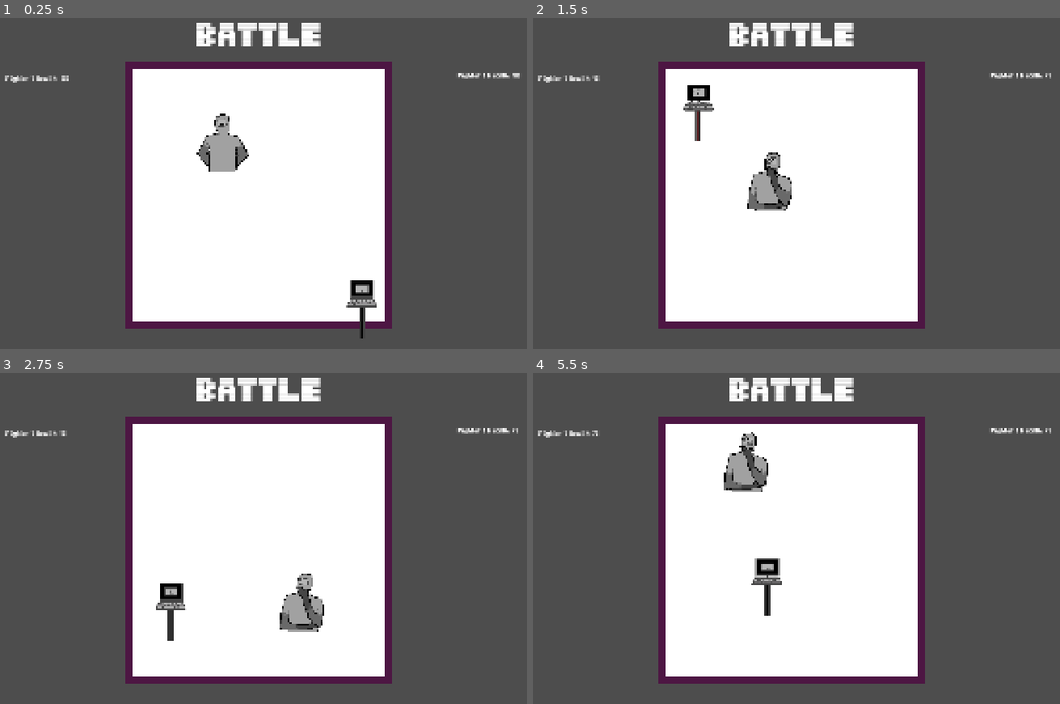
Above: before the commit, frames 1-4 (two rows, left to right).
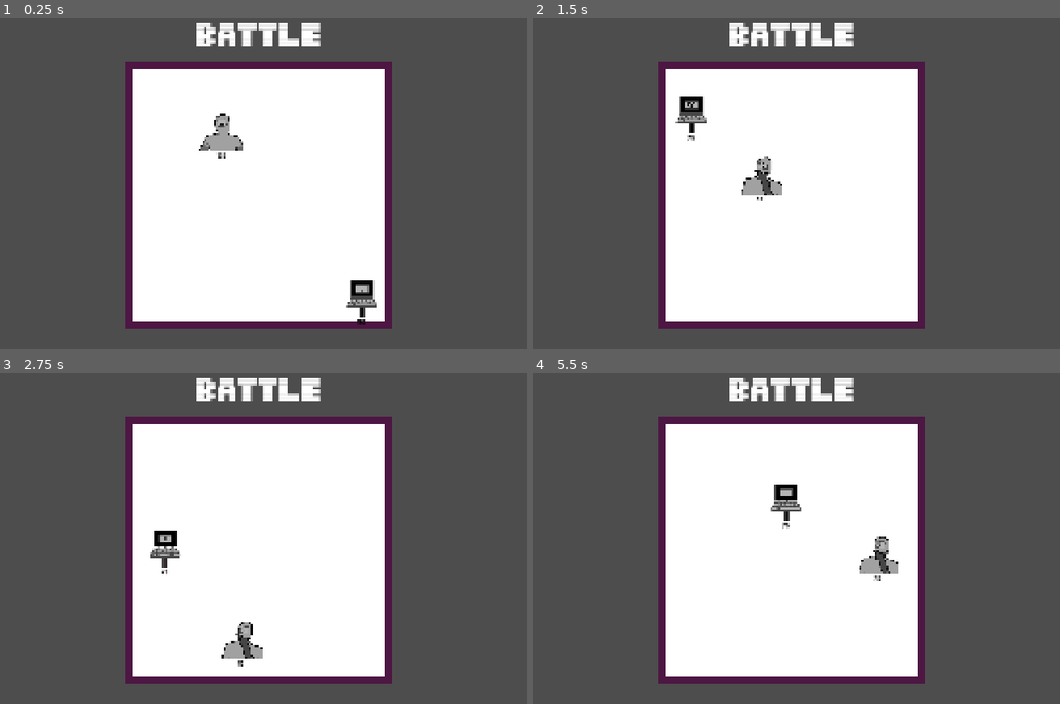
Above: after the commit, the same moments.

Repository: JBRana250/BitBoxBattles
Game: Godot game, scene res://battle/battle.tscn
Same seed, same stepped clock (60 frames per second), same inputs: the game is played once before the commit and once after it. The engine's default icon, where the game draws it, is replaced by a stand-in: a white triangle on a blue panel in a dark square.
Inputs (mouse positions are in pixels of both pictures, inside the frame that each line leads up to):
- Up to frame 1 (0.25 s): no input
- Up to frame 2 (1.5 s): tap Enter at 0.5, 0.6 s; move the mouse to (933, 176) at 0.52 s; hold Right 0.53-1.25 s; click (933, 176) at 0.67 s; tap Space at 0.77 s; drag from (664, 213) to (759, 269) at 1.27 s
- Up to frame 3 (2.75 s): move the mouse to (321, 468) at 2.02 s; hold Right from 2.03 s (still down); tap Delete at 2.1 s
- Up to frame 4 (5.5 s): release Right at 2.75 s; drag from (759, 624) to (596, 495) at 2.77 s; move the mouse to (986, 604) at 3.52 s; hold Left 3.53-4.25 s; tap Backspace at 3.6 s; tap Space at 3.77 s; drag from (596, 495) to (696, 459) at 4.27 s; move the mouse to (822, 551) at 5.02 s; hold Left from 5.03 s (still down); tap Enter at 5.1 s; click (822, 551) at 5.17 s

The runs differ from the first frame. In frame 1, 0.8% of the frame differs, in the area x 0-99%, y 16-97%; in frame 2, 2.0%; in frame 3, 2.7%; in frame 4, 2.8%, in the area x 0-99%, y 16-74%.

Commit message:
feat: make health label tied to fighter position

Diff:
--- a/battle/battle.tscn
+++ b/battle/battle.tscn
@@ -3,7 +3,6 @@
 [ext_resource type="Texture2D" uid="uid://drciia5lg1cxo" path="res://textures/white_square_texture.png" id="1_mqutd"]
 [ext_resource type="FontFile" uid="uid://dbykyhloqml1k" path="res://themes/PixelDragz.ttf" id="2_tiqy5"]
 [ext_resource type="Script" uid="uid://cg6bu0aawho42" path="res://battle/title_label.gd" id="3_4mnim"]
-[ext_resource type="PackedScene" uid="uid://fh5cicrt02gf" path="res://battle/fighter_health.tscn" id="4_6hnvb"]
 [ext_resource type="Script" uid="uid://d0juuwk2fard8" path="res://battle/retry_button.gd" id="6_l1kiu"]
 [ext_resource type="Script" uid="uid://brhj2j6a17vlr" path="res://battle/battle_start_manager.gd" id="7_7fucf"]
 [ext_resource type="PackedScene" uid="uid://crb4208838c1l" path="res://battle/fighter_marker.tscn" id="7_iorop"]
@@ -71,16 +70,6 @@
 horizontal_alignment = 1
 script = ExtResource("3_4mnim")
 
-[node name="FighterHealth" parent="." unique_id=1658565350 instance=ExtResource("4_6hnvb")]
-fighter_id = "Fighter 1"
-
-[node name="FighterHealth2" parent="." unique_id=2136252536 instance=ExtResource("4_6hnvb")]
-offset_left = 1550.0
-offset_top = 177.0
-offset_right = 1726.0
-offset_bottom = 200.0
-fighter_id = "Fighter 2"
-
 [node name="RetryButton" type="Button" parent="." unique_id=1078579175]
 visible = false
 offset_left = 837.0
@@ -92,11 +81,10 @@
 text = "RETRY"
 script = ExtResource("6_l1kiu")
 
-[node name="FighterMarker" parent="." unique_id=160553202 node_paths=PackedStringArray("spawn_parent", "fighter_health_label") instance=ExtResource("7_iorop")]
+[node name="FighterMarker" parent="." unique_id=160553202 node_paths=PackedStringArray("spawn_parent") instance=ExtResource("7_iorop")]
 position = Vector2(752, 340)
 fighter_scene = ExtResource("8_iorop")
 spawn_parent = NodePath("../Fighters")
-fighter_health_label = NodePath("../FighterHealth")
 fighter_id = "Fighter 1"
 contact_damage = 10
 contact_cooldown = 5.0
@@ -104,11 +92,10 @@
 active_image = ExtResource("8_hvjow")
 inactive_image = ExtResource("9_qybyd")
 
-[node name="FighterMarker2" parent="." unique_id=1444415074 node_paths=PackedStringArray("spawn_parent", "fighter_health_label") instance=ExtResource("7_iorop")]
+[node name="FighterMarker2" parent="." unique_id=1444415074 node_paths=PackedStringArray("spawn_parent") instance=ExtResource("7_iorop")]
 position = Vector2(1187, 778)
 fighter_scene = ExtResource("8_iorop")
 spawn_parent = NodePath("../Fighters")
-fighter_health_label = NodePath("../FighterHealth2")
 fighter_id = "Fighter 2"
 contact_damage = 25
 contact_cooldown = 0.5
--- a/battle/fighter.gd
+++ b/battle/fighter.gd
@@ -5,6 +5,7 @@
 @export var onhit_timer: Timer
 @export var fighter_state_machine: FighterStateMachine
 @export var fighter_sprite_manager: FighterSpriteManager
+@export var fighter_health_label: Label
 
 @export_group("Properties")
 @export var onhit_modulate: Color
@@ -28,6 +29,7 @@
 
 	fighter_sprite_manager.init_sprites(active_image, inactive_image)
 	fighter_state_machine.init_states()
+	fighter_health_label.update_text()
 
 
 func _on_body_entered(body: Node) -> void:
@@ -38,6 +40,7 @@
 
 	sprite.modulate = onhit_modulate
 	current_health -= contact_damage
+	fighter_health_label.update_text()
 	body.hit_enemy()
 
 	BattleEventBus.fighter_damaged.emit(fighter_id)
--- a/battle/fighter.tscn
+++ b/battle/fighter.tscn
@@ -4,15 +4,21 @@
 [ext_resource type="Texture2D" uid="uid://q5tifbrx8262" path="res://icon.svg" id="2_ladtm"]
 [ext_resource type="Script" uid="uid://da7gvjomliao7" path="res://battle/fighter_state_machine.gd" id="3_ladtm"]
 [ext_resource type="Script" uid="uid://dd5gqcqo4uw5l" path="res://battle/fighter_sprite_manager.gd" id="4_ipxd0"]
+[ext_resource type="FontFile" uid="uid://dbykyhloqml1k" path="res://themes/PixelDragz.ttf" id="4_so10r"]
+[ext_resource type="PackedScene" uid="uid://fh5cicrt02gf" path="res://battle/fighter_health.tscn" id="5_qvn7c"]
 
 [sub_resource type="PhysicsMaterial" id="PhysicsMaterial_6hnvb"]
 friction = 0.0
 bounce = 1.0
 
 [sub_resource type="CircleShape2D" id="CircleShape2D_6hnvb"]
-radius = 61.846584
+radius = 63.007935
 
-[node name="fighter" type="RigidBody2D" unique_id=678717569 node_paths=PackedStringArray("sprite", "onhit_timer", "fighter_state_machine", "fighter_sprite_manager") groups=["fighter"]]
+[sub_resource type="LabelSettings" id="LabelSettings_4dc5m"]
+font = ExtResource("4_so10r")
+font_color = Color(0, 0, 0, 1)
+
+[node name="fighter" type="RigidBody2D" unique_id=678717569 node_paths=PackedStringArray("sprite", "onhit_timer", "fighter_state_machine", "fighter_sprite_manager", "fighter_health_label") groups=["fighter"]]
 mass = 0.01
 physics_material_override = SubResource("PhysicsMaterial_6hnvb")
 gravity_scale = 0.0
@@ -21,22 +27,42 @@
 linear_damp_mode = 1
 angular_damp_mode = 1
 script = ExtResource("1_xnk44")
-sprite = NodePath("Sprite2D")
+sprite = NodePath("FighterPosition/Polygon2D/Sprite2D")
 onhit_timer = NodePath("onhitFlash")
 fighter_state_machine = NodePath("FighterStateMachine")
 fighter_sprite_manager = NodePath("FighterSpriteManager")
+fighter_health_label = NodePath("FighterPosition/FighterHealth")
 onhit_modulate = Color(0.5659736, 0, 0.1455484, 1)
-
-[node name="RemoteTransform2D" type="RemoteTransform2D" parent="." unique_id=322167764]
-remote_path = NodePath("../Sprite2D")
-update_rotation = false
-
-[node name="Sprite2D" type="Sprite2D" parent="." unique_id=1995630749]
-top_level = true
-texture = ExtResource("2_ladtm")
 
 [node name="CollisionShape2D" type="CollisionShape2D" parent="." unique_id=732105405]
 shape = SubResource("CircleShape2D_6hnvb")
+
+[node name="RemoteTransform2D" type="RemoteTransform2D" parent="." unique_id=322167764]
+remote_path = NodePath("../FighterPosition")
+update_rotation = false
+update_scale = false
+
+[node name="FighterPosition" type="Marker2D" parent="." unique_id=1225624291]
+top_level = true
+
+[node name="Polygon2D" type="Polygon2D" parent="FighterPosition" unique_id=1028999094]
+clip_children = 1
+polygon = PackedVector2Array(-65, -65, 65, -65, 65, 65, -65, 65)
+
+[node name="Sprite2D" type="Sprite2D" parent="FighterPosition/Polygon2D" unique_id=1995630749]
+texture = ExtResource("2_ladtm")
+region_rect = Rect2(0, 0, 128, 128)
+region_filter_clip_enabled = true
+
+[node name="FighterHealth" parent="FighterPosition" unique_id=1658565350 node_paths=PackedStringArray("fighter") instance=ExtResource("5_qvn7c")]
+offset_left = -87.0
+offset_top = 71.0
+offset_right = 89.0
+offset_bottom = 94.0
+text = "X"
+label_settings = SubResource("LabelSettings_4dc5m")
+horizontal_alignment = 1
+fighter = NodePath("../..")
 
 [node name="onhitFlash" type="Timer" parent="." unique_id=1664589322]
 wait_time = 0.05
@@ -48,7 +74,7 @@
 inactive_timer = NodePath("InactiveTimer")
 fighter_sprite_manager = NodePath("../FighterSpriteManager")
 current_state = 1
-sprite = NodePath("../Sprite2D")
+sprite = NodePath("../FighterPosition/Polygon2D/Sprite2D")
 colshape = NodePath("../CollisionShape2D")
 
 [node name="InactiveTimer" type="Timer" parent="FighterStateMachine" unique_id=563924531]
@@ -56,7 +82,7 @@
 
 [node name="FighterSpriteManager" type="Node" parent="." unique_id=1011372442 node_paths=PackedStringArray("fighter_sprite")]
 script = ExtResource("4_ipxd0")
-fighter_sprite = NodePath("../Sprite2D")
+fighter_sprite = NodePath("../FighterPosition/Polygon2D/Sprite2D")
 
 [connection signal="body_entered" from="." to="." method="_on_body_entered"]
 [connection signal="timeout" from="onhitFlash" to="." method="_on_onhit_flash_timeout"]
--- a/battle/fighter_health.gd
+++ b/battle/fighter_health.gd
@@ -1,15 +1,6 @@
 extends Label
 
 @export var fighter: RigidBody2D
-@export var fighter_id: String
-
-func _ready() -> void:
-	BattleEventBus.fighter_damaged.connect(on_fighter_damaged)
-
-func on_fighter_damaged(hit_fighter_id: String) -> void:
-	if fighter_id != hit_fighter_id:
-		return
-	update_text()
 
 func update_text() -> void:
-	text = fighter_id + " Health: " + str(fighter.current_health)
+	text = str(fighter.current_health)
--- a/battle/fighter_marker.gd
+++ b/battle/fighter_marker.gd
@@ -3,7 +3,6 @@
 @export_group("References")
 @export var fighter_scene: PackedScene
 @export var spawn_parent: Node2D
-@export var fighter_health_label: Label
 
 @export_group("Properties")
 @export var fighter_id: String
@@ -21,7 +20,3 @@
 	fighter_instance.init_fighter(fighter_id, starting_health, contact_damage, contact_cooldown, position, randf_range(0.0, TAU), active_image, inactive_image)
 
 	spawn_parent.add_child(fighter_instance)
-
-	fighter_health_label.fighter = fighter_instance
-	fighter_health_label.fighter_id = fighter_id
-	fighter_health_label.update_text()
